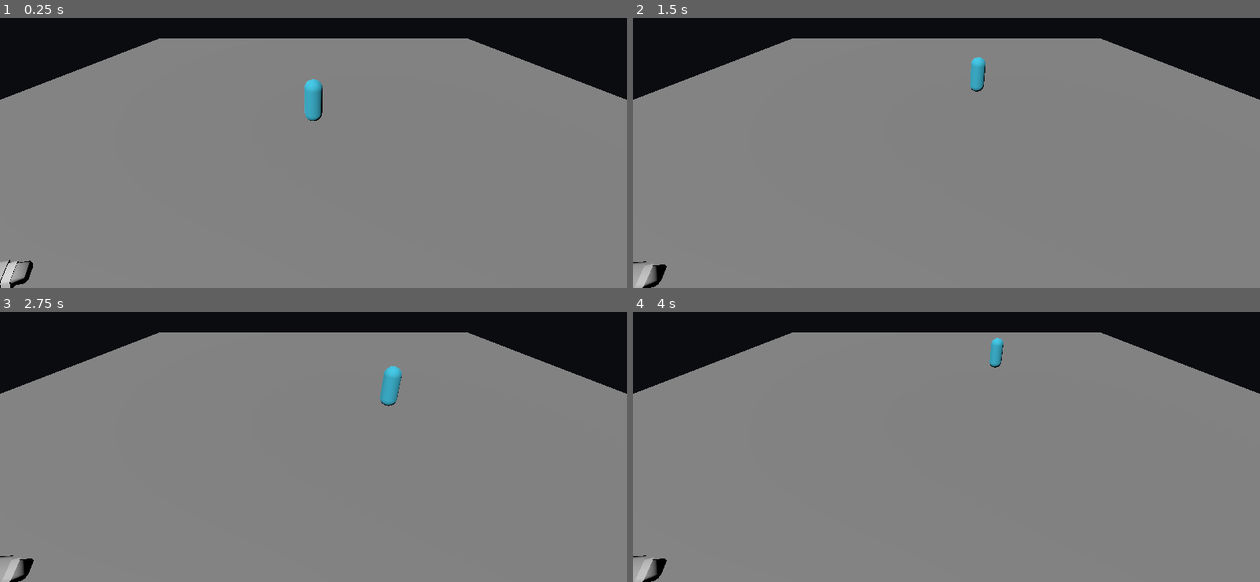
Above: before the commit, frames 1-4 (two rows, left to right).
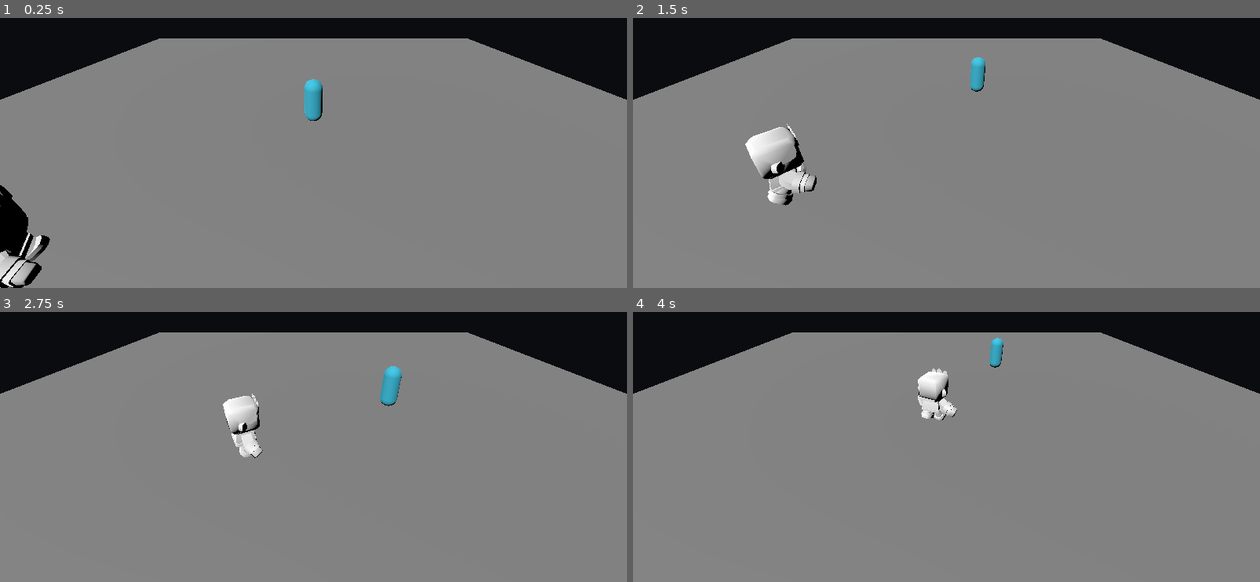
Above: after the commit, the same moments.

Repository: gabrielagudelo777-max/el-inquieto-videojuego
Game: Godot game, scene res://main.tscn
The game is run twice, just before and just after one commit, with the same random seed, the same clock (stepped at 60 frames per second) and the same inputs.
Inputs:
- Up to frame 1 (0.25 s): no input
- Up to frame 2 (1.5 s): hold D (move_right) 0.53-1.28 s; tap Shift (dash) at 0.6, 1.35 s; hold S (move_down) from 1.28 s (still down)
- Up to frame 3 (2.75 s): release S (move_down) at 2.03 s; hold D (move_right) from 2.03 s (still down); tap Shift (dash) at 2.1 s
- Up to frame 4 (4 s): release D (move_right) at 2.78 s; hold W (move_up) 2.78-3.53 s; tap Shift (dash) at 2.85, 3.6 s; hold A (move_left) from 3.53 s (still down)

The runs differ from the first frame. In frame 1, 1.7% of the frame differs, in the area x 0-9%, y 61-100%; in frame 2, 2.0%, in the area x 0-30%, y 39-100%; in frame 3, 1.3%; in frame 4, 1.1%.

Commit message:
T7 N2 - Tarea C - sigue al jugador

Diff:
--- a/guardia.gd
+++ b/guardia.gd
@@ -1,11 +1,13 @@
 extends CharacterBody3D
 
 @export var objetivo: Node3D
+@export var rapidez: float = 2.0
+@export var distancia_detener: float = 1.0
 @onready var anim: AnimationPlayer = $Modelo/AnimationPlayer
 
 
 func _ready() -> void:
-	anim.play("idle")
+	_reproducir("idle")
 
 
 func _physics_process(delta: float) -> void:
@@ -14,16 +16,34 @@
 	else:
 		velocity.y = 0.0
 
-	# En el Nivel 1 el enemigo mide, pero todavía no persigue.
-	velocity.x = 0.0
-	velocity.z = 0.0
-	move_and_slide()
-
 	if objetivo == null:
+		velocity.x = 0.0
+		velocity.z = 0.0
+		_reproducir("idle")
+		move_and_slide()
 		return
 
 	var hacia: Vector3 = objetivo.global_position - global_position
 	hacia.y = 0.0
+	var distancia: float = hacia.length()
+
+	if distancia > distancia_detener:
+		var dir: Vector3 = hacia.normalized()
+		velocity.x = dir.x * rapidez
+		velocity.z = dir.z * rapidez
+		basis = Basis.looking_at(dir)
+		_reproducir("walk")
+	else:
+		velocity.x = 0.0
+		velocity.z = 0.0
+		_reproducir("idle")
+
+	move_and_slide()
 
 	if Engine.get_physics_frames() % 30 == 0:
-		print("distancia ", snappedf(hacia.length(), 0.01))
+		print("distancia ", snappedf(distancia, 0.01))
+
+
+func _reproducir(nombre: String) -> void:
+	if anim.current_animation != nombre:
+		anim.play(nombre)
